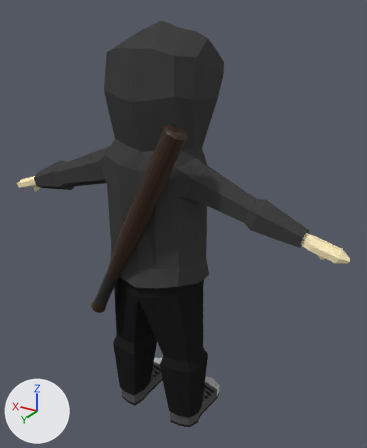
What one commit did to the Blender file Characters/Character/Boy_Black.blend.
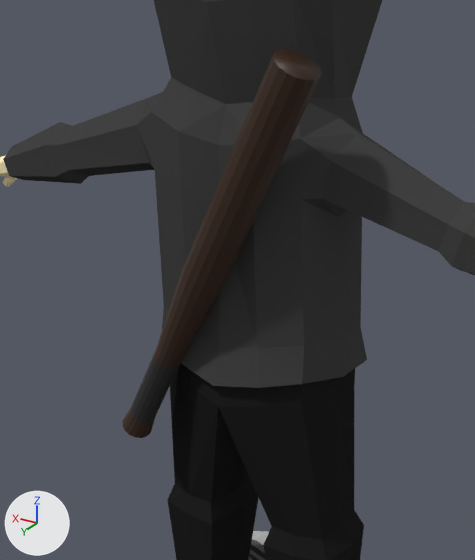
Old and new are each drawn whole from a 50 mm camera at (-1.061, 1.632, 1.734) aimed at (-0.063, -0.032, 0.902) and again close up on the part from 9% to 71% of the width and 23% to 83% of the height. Arrows for +X, +Y and +Z are at lower left; the lights stay in place.
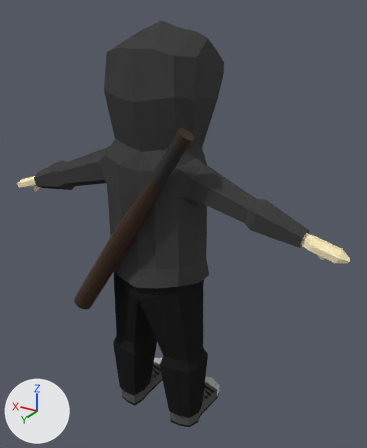
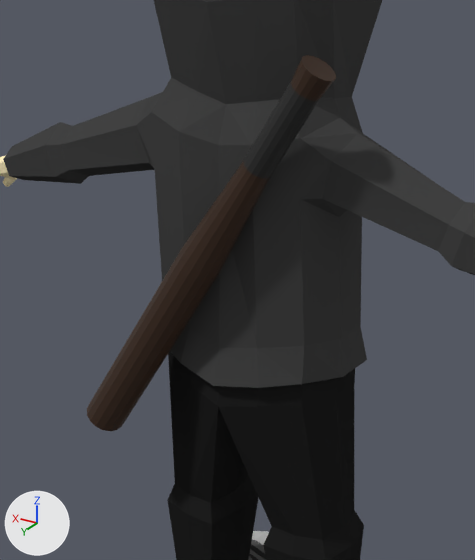
Location of each change, (x1, y1, x2, y2) in pixels of the close-ups (475 x 560 px):
'Cylinder', moved, turned
    before: (122, 49, 322, 438)
    after: (87, 55, 336, 431)

The edits, one by one:
Object 'Cylinder' (ob_cylinder) moves from (0.11, 0.227, 0.745) to (-0.105, 0.227, 1.161).
Object 'Cylinder' (ob_cylinder) turns from (3.8, -27, -13) to (5, 148, -346) degrees about x, y and z.
